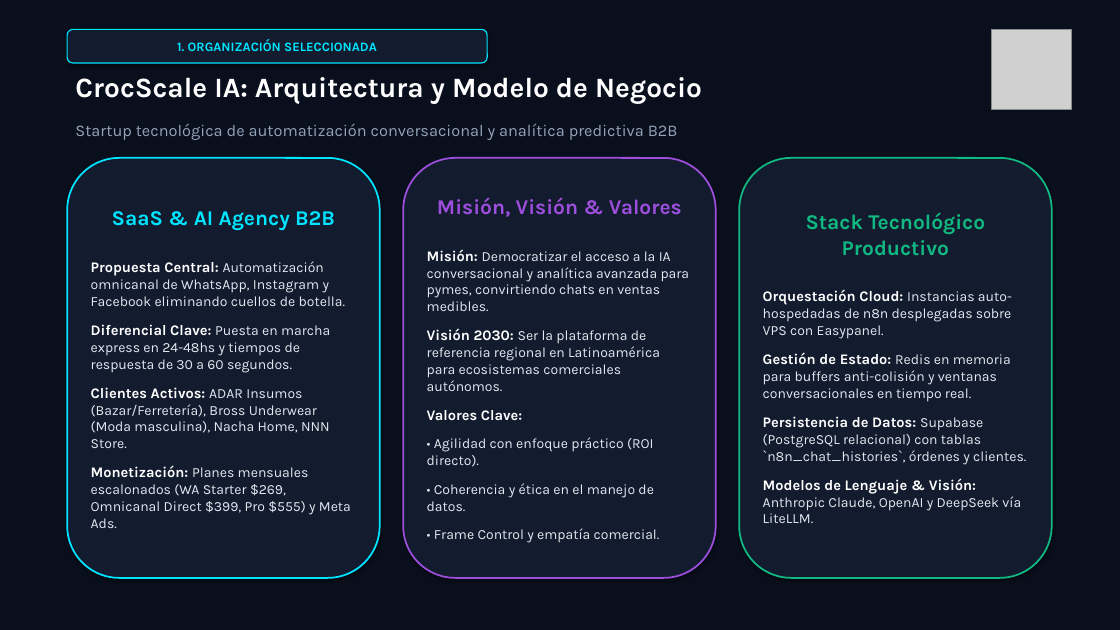
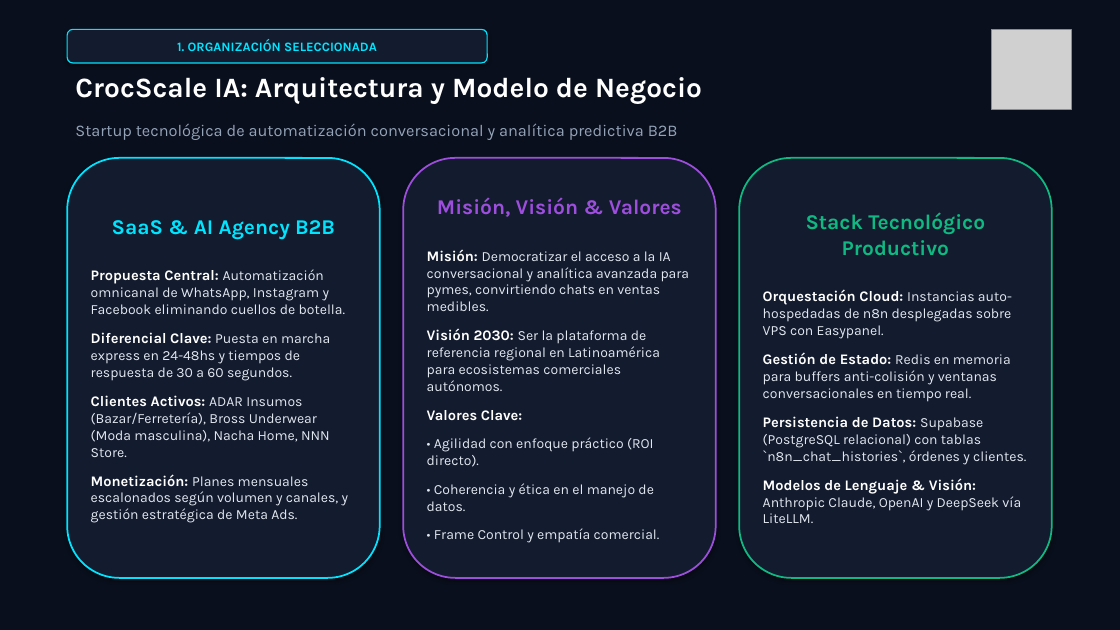
Before and after one commit to Nikovaz/tpi-crocscale-ia-presentacion, a slide deck: slide 2 of presentacion_crocscale_ia.pptx. Drawn at 1120x630 pixels with LibreOffice and Linux fonts; fonts in the diff are those of the drawing; grey boxes stand for pictures. Boxes give left, top, right and bottom in pixels: in the first picture for what was removed or moved away, otherwise in the second. Text is boxed around its words. In the diff, an @@ line names an element or a change of style, - is before the commit and + after.

```diff
--- a/presentacion_crocscale_ia.pptx
+++ b/presentacion_crocscale_ia.pptx
@@ text in rounded rectangle at (x1=91, y1=474, x2=349, y2=523): text changed @@
-Monetización: Planes mensuales escalonados (WA Starter $269, Omnicanal Direct $399, Pro $555) y Meta Ads.
+Monetización: Planes mensuales escalonados según volumen y canales, y gestión estratégica de Meta Ads.
```
Also in this commit, not shown: 1 other slide changed, 2 other files.
